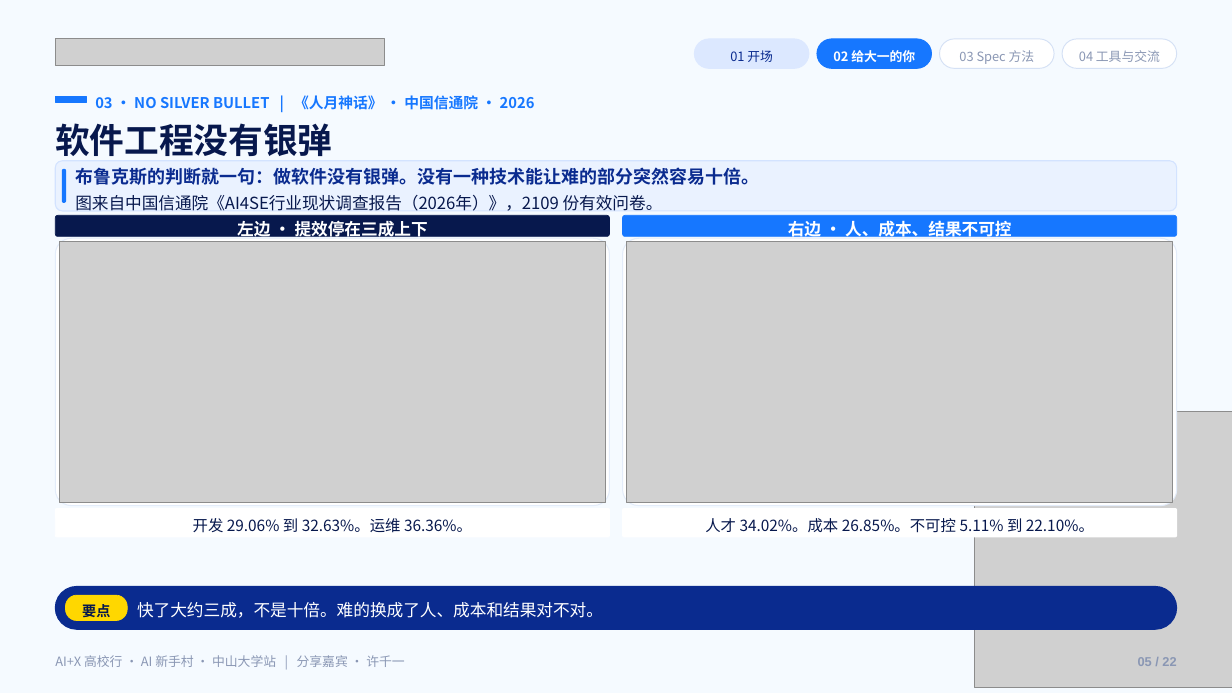
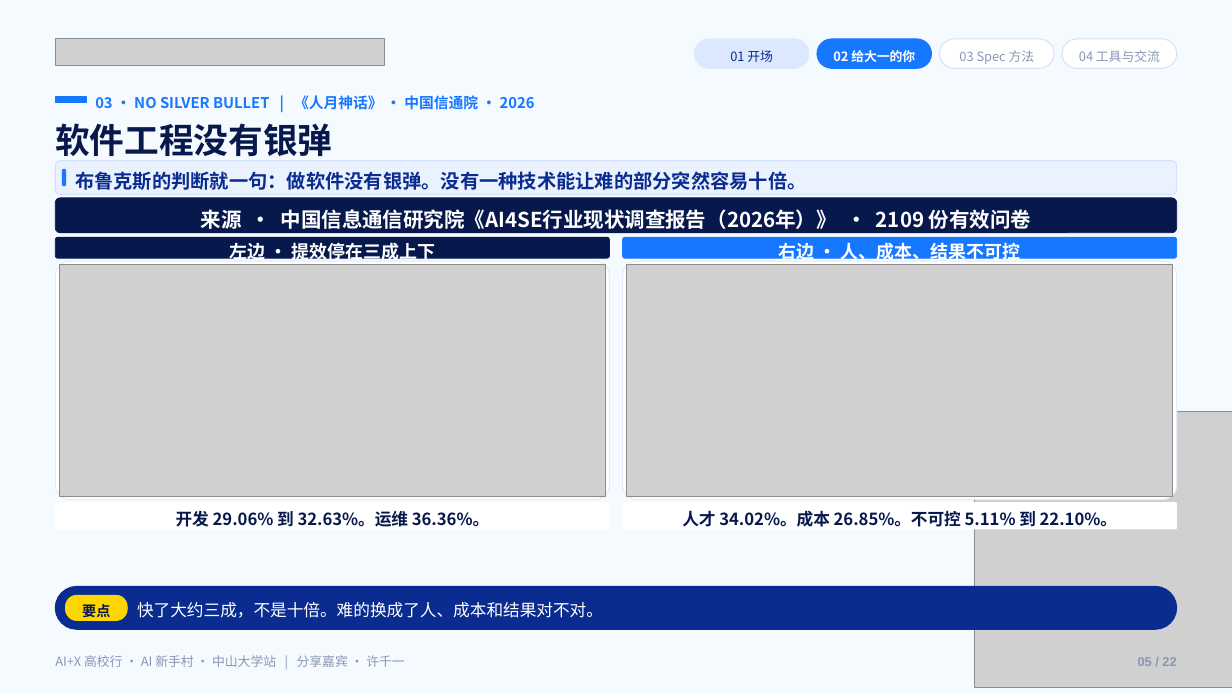
Before and after one commit to Frocir/aix-talk, a slide deck: slide 5 of aix-talk-26pages.pptx. Drawn at 1232x693 pixels with LibreOffice and Linux fonts; fonts in the diff are those of the drawing; grey boxes stand for pictures. Boxes give left, top, right and bottom in pixels: in the first picture for what was removed or moved away, otherwise in the second. Text is boxed around its words. In the diff, an @@ line names an element or a change of style, - is before the commit and + after.

```diff
--- a/aix-talk-26pages.pptx
+++ b/aix-talk-26pages.pptx
@@ rounded rectangle: place and size @@
-rounded rectangle at bbox=[55, 161, 1177, 211]
+rounded rectangle at bbox=[55, 161, 1177, 194]
@@ rounded rectangle: place and size @@
-rounded rectangle at bbox=[62, 169, 67, 203]
+rounded rectangle at bbox=[62, 169, 67, 187]
@@ text "布鲁克斯的判断就一句：做软件没有银弹。没有一种技术能让难的部分突然容易十倍。" at bbox=[75, 171, 806, 190]: size 14 to 15 pt @@
@@ rounded rectangle added at bbox=[55, 198, 1177, 233], fill #07184D, outline #07184D 0.6 pt @@
@@ text at bbox=[75, 195, 663, 211]: paragraph removed @@
-图来自中国信通院《AI4SE行业现状调查报告（2026年）》，2109 份有效问卷。
@@ text added at bbox=[201, 209, 1031, 229], 16 pt, text #FFFFFF, bold @@
+来源 · 中国信息通信研究院《AI4SE行业现状调查报告（2026年）》 · 2109 份有效问卷
@@ text "左边 · 提效停在三成上下" at bbox=[229, 239, 435, 263]: size 13 to 14 pt @@
@@ 2 texts, 2 rounded rectangles: place and size @@
-2 texts, 2 rounded rectangles at bbox=[55, 215, 1177, 240]
+2 texts, 2 rounded rectangles at bbox=[55, 238, 1177, 263]
@@ text "右边 · 人、成本、结果不可控" at bbox=[778, 239, 1021, 263]: size 13 to 14 pt @@
@@ rounded rectangle: place and size @@
-rounded rectangle at bbox=[55, 238, 610, 506]
+rounded rectangle at bbox=[55, 262, 610, 500]
@@ picture: place and size @@
-picture at bbox=[60, 241, 605, 503]
+picture at bbox=[60, 264, 605, 497]
@@ rounded rectangle: place and size @@
-rounded rectangle at bbox=[623, 238, 1177, 506]
+rounded rectangle at bbox=[623, 262, 1177, 500]
@@ picture: place and size @@
-picture at bbox=[628, 241, 1173, 503]
+picture at bbox=[628, 264, 1173, 497]
@@ rounded rectangle: place and size @@
-rounded rectangle at bbox=[55, 508, 610, 537]
+rounded rectangle at bbox=[55, 503, 610, 529]
@@ text "开发 29.06% 到 32.63%。运维 36.36%。" at bbox=[176, 508, 489, 530]: size 12 to 13 pt, bold on @@
@@ rounded rectangle: place and size @@
-rounded rectangle at bbox=[623, 508, 1177, 537]
+rounded rectangle at bbox=[623, 503, 1177, 529]
@@ text "人才 34.02%。成本 26.85%。不可控 5.11% 到 ..." at bbox=[682, 510, 1117, 530]: size 12 to 13 pt, bold on @@
```
Also in this commit, not shown: 1 other slide changed, 1 other file.
